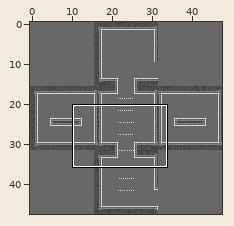
One commit to this Tiled map: resource/maps/eleven_level.tmx. Above, an overview of the earlier version with the close-up marked.
Close-up. Old version:
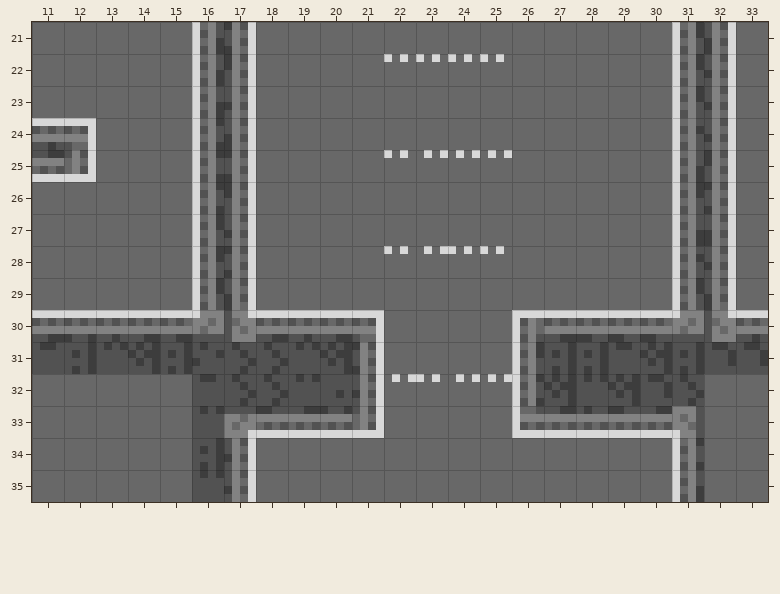
Cells are 4x4 px. Shown: x 11..33, y 21..35.
The result:
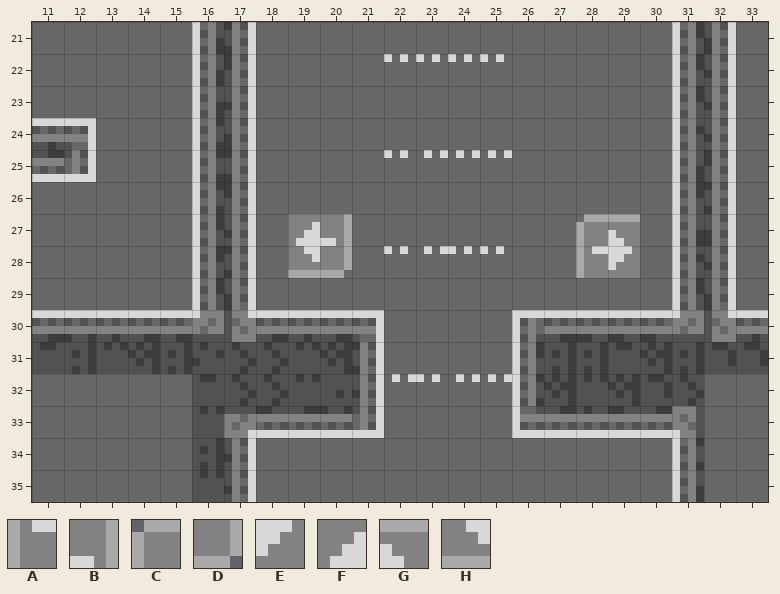
Key: from "city_tileset": A 332 turned 270, B 332 turned 90, C 333 turned 270, D 333 turned 90, E 348 turned 270, F 348 turned 90, G 349 turned 270, H 349 turned 90.
_ is an empty cell.
The edit:
Changed rows in their new state; . is an unchanged cell.
Layer "r/front layer":
first column x 20:
27 ........C
28 D........
Layer "b/front layer":
first column x 20:
27 ........C
28 D........
Layer "g/front layer":
first column x 19:
27 FB.......CG
28 HD.......AE
